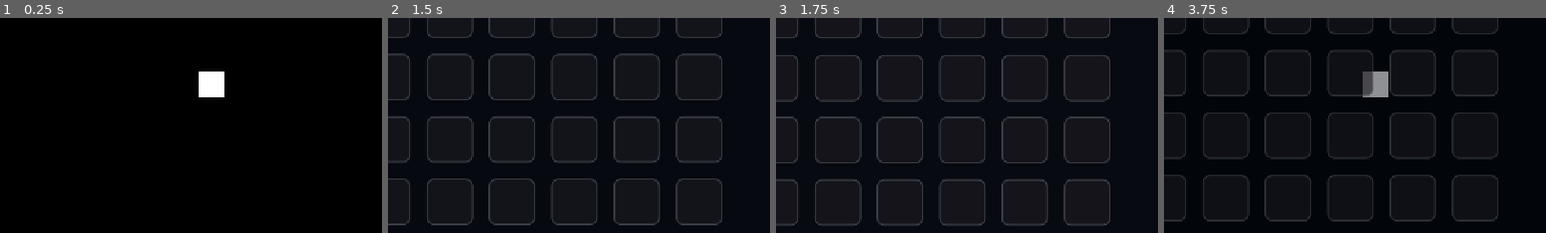
Above: before the commit, frames 1-4 (left to right).
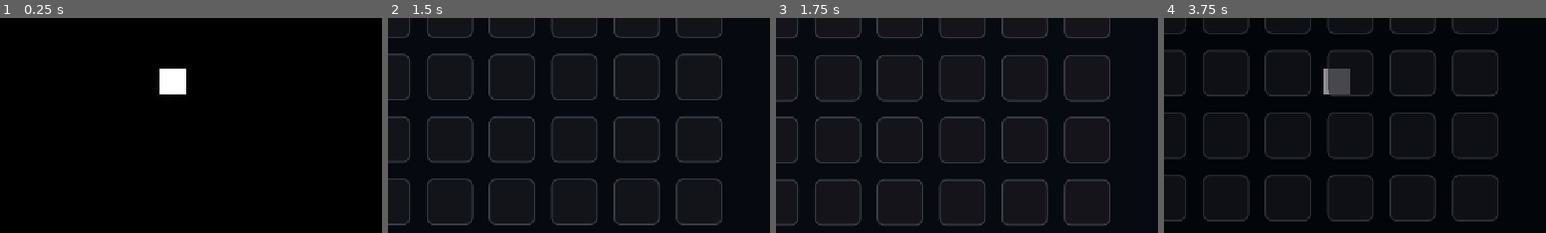
Above: after the commit, the same moments.

Repository: inari080/InariRevolution
Game: Godot game, scene res://main.tscn
Two runs of this game, one before a commit and one after it. Both use one fixed random seed, a clock stepped at 60 frames per second and the inputs below.
Inputs (mouse positions are % of the whole screen's width and height, from its top left):
- Up to frame 1 (0.25 s): no input
- Up to frame 2 (1.5 s): click (92, 8) at 0.5 s; click (92, 17) at 1.25 s
- Up to frame 3 (1.75 s): no input
- Up to frame 4 (3.75 s): click (92, 8) at 2 s; click (92, 17) at 2.75 s; click (92, 8) at 3.5 s
The pictures show only the part of the screen within x 21-71%, y 34-84%; the shares and areas given below are measured in that part.

The runs differ from the first frame. In frame 1, 1.7% of the frame differs, in the area x 41-59%, y 23-37%; in frame 2, nothing differs; in frame 3, nothing differs; in frame 4, 1.6%.

Commit message:
glowing cubeを少し左に調整

Diff:
--- a/main.tscn
+++ b/main.tscn
@@ -37,10 +37,10 @@
 modulate = Color(1.8247963, 1.8247963, 1.8247963, 1)
 material = SubResource("CanvasItemMaterial_h3515")
 layout_mode = 0
-offset_left = 541.0
-offset_top = 302.0
-offset_right = 581.0
-offset_bottom = 342.0
+offset_left = 482.0
+offset_top = 298.0
+offset_right = 522.0
+offset_bottom = 338.0
 script = ExtResource("1_0xm2m")
 
 [node name="MagneticTrapUI" type="Control" parent="." unique_id=1117794978]
